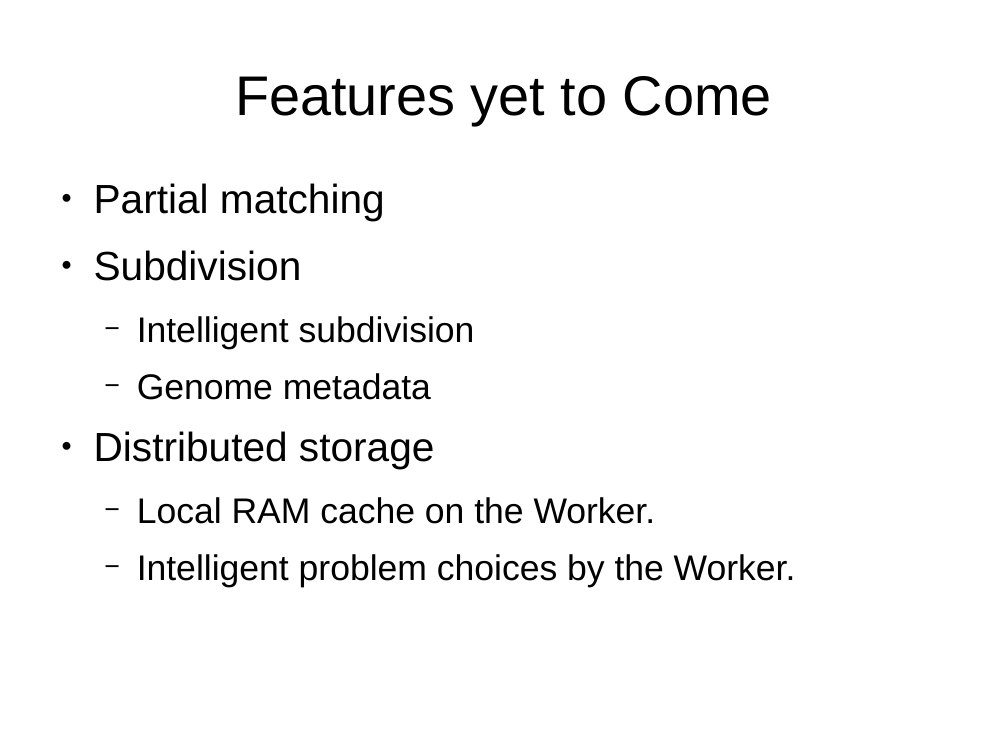
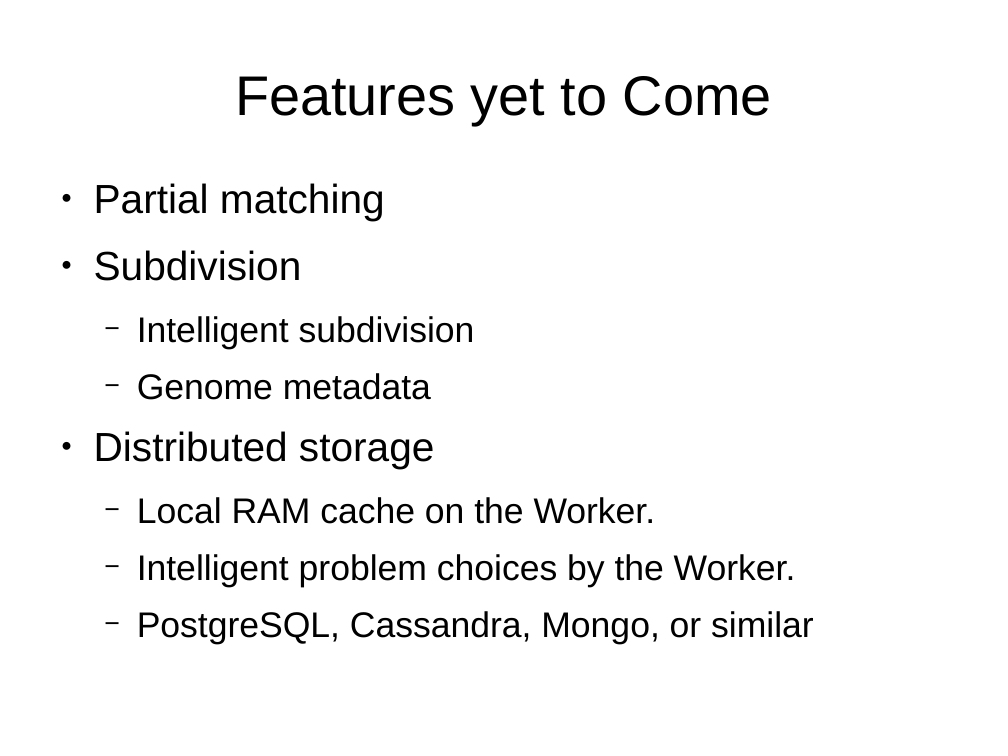
Before and after one commit to junekihong/GenomicsProject, a slide deck: slide 12 of Presentation.odp (slide 11 before the commit). Drawn at 1008x756 pixels with LibreOffice and Linux fonts; fonts in the diff are those of the drawing. Boxes give left, top, right and bottom in pixels: in the first picture for what was removed or moved away, otherwise in the second. Text is boxed around its words. In the diff, an @@ line names an element or a change of style, - is before the commit and + after.

```diff
--- a/Presentation.odp
+++ b/Presentation.odp
@@ text at bbox=[137, 611, 814, 644]: paragraph added @@
+  − PostgreSQL, Cassandra, Mongo, or similar
```
Also in this commit, not shown: 2 other slides changed, 1 slide added.
